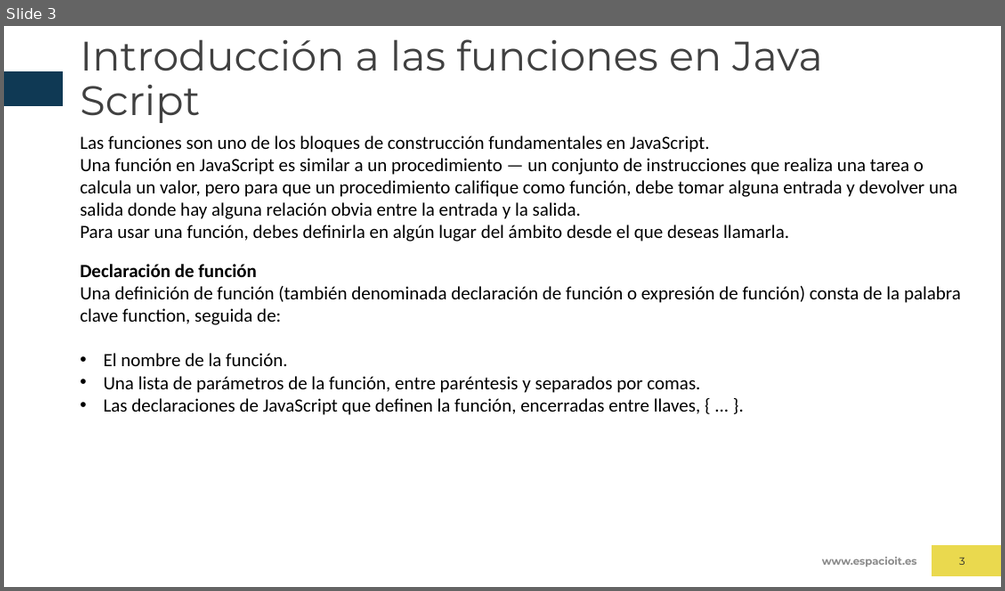
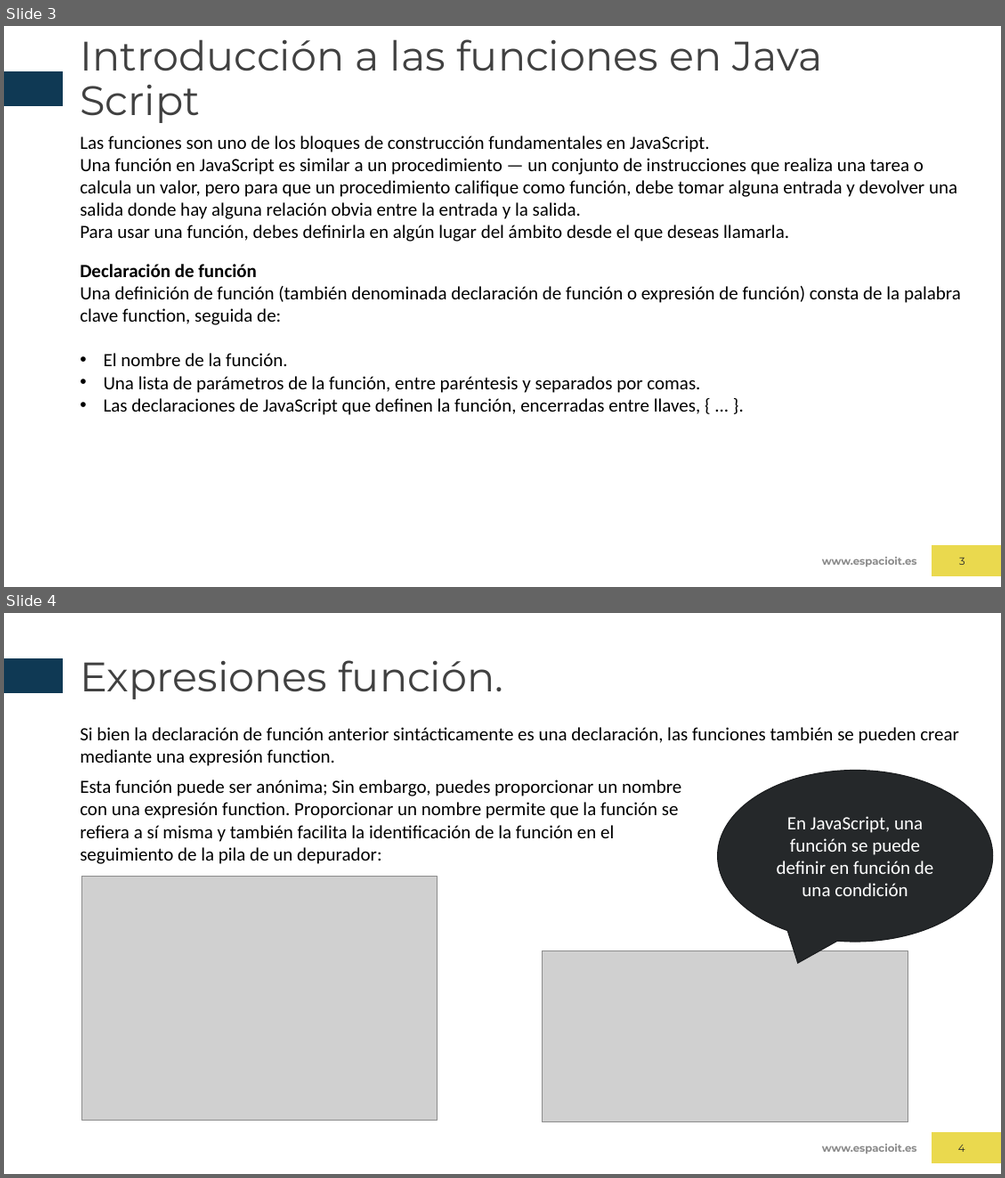
Before and after one commit to javiercuende/formacionWeb, a slide deck: JAVASCRIPT/TEMA 3.pptx. Shown one above the other, each under a label of ours: slide 3 before the commit, slides 3 and 4 after it. The pictures are 1005x591 and 1005x1178 pixels, drawn with LibreOffice and Linux fonts; fonts in the diff are those of the drawing; grey boxes stand for pictures; background and template pictures are left out. Boxes give left, top, right and bottom in pixels: in the first picture for what was removed or moved away, otherwise in the second. Text is boxed around its words. In the diff, an @@ line names an element or a change of style, - is before the commit and + after.

Commit message:
update

```diff
--- a/JAVASCRIPT/TEMA 3.pptx
+++ b/JAVASCRIPT/TEMA 3.pptx
@@ slide 4 added at [4, 613, 1001, 1174], background #FFFFFF; not listed: 3 template elements that a slide beside it also shows @@
@@ title added at [80, 660, 503, 699], 39.6 pt, text #404040 @@
+Expresiones función.
@@ text added at [80, 727, 959, 766], 18 pt, text #000000 @@
+Si bien la declaración de función anterior sintácticamente es una declaración, las funciones también se pueden crear mediante una expresión function.
@@ speech bubble added at [718, 770, 993, 941], fill #25282A, outline #1B1E1F 1 pt, 18 pt, text #FFFFFF @@
+En JavaScript, una función se puede definir en función de una condición
@@ text added at [80, 779, 681, 864], 18 pt, text #000000 @@
+Esta función puede ser anónima; Sin embargo, puedes proporcionar un nombre con una expresión function. Proporcionar un nombre permite que la función se refiera a sí misma y también facilita la identificación de la función en el seguimiento de la pila de un depurador:
@@ picture added at [81, 876, 437, 1121] @@
@@ picture added at [542, 951, 908, 1122] @@
@@ page number added at [958, 1144, 965, 1151], 10 pt, text #25282A @@
+4
```
Also in this commit, not shown: 3 other slides added, 1 slide removed.
